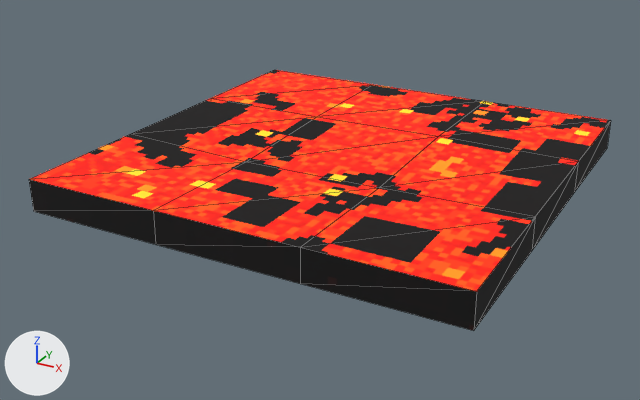
Renders of the glTF model maps/bentham_ring/models/lava_tile.glb from each side of a commit.
Camera for both pictures: a camera (50 mm lens) standing at (3.55, -6.95, 3.18) and looking at (-0.14, -0.24, -0.17). Arrows for +X, +Y and +Z are at lower left; the lights stay in place. The picture after the commit comes second. Mesh edges are drawn as thin lines.

Objects in the first picture: 'LavaTile'.
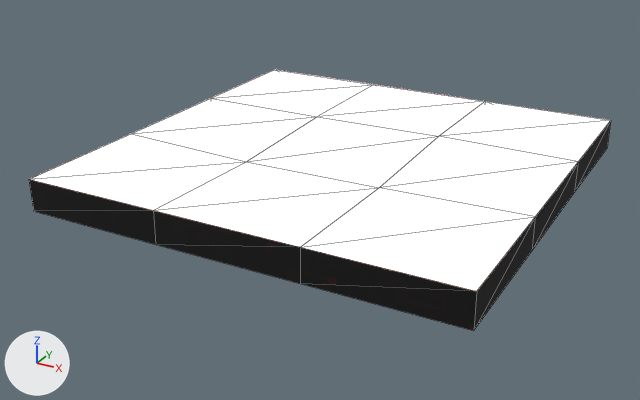
Location of each change, (x1, y1, x2, y2) in pixels of the pictures (640 x 400 px):
'LavaTile', surface changed (lighter): (29, 70, 611, 295) in both

Edits to the bpy script that builds the scene:
```text
Change mat_lavatile:
    remove n2 = _N.new('ShaderNodeTexImage'); n2.name = 'Image Texture'
    remove n2.image = img_hell_props_albedo
    remove n2.interpolation = 'Closest'
    remove n5 = _N.new('ShaderNodeTexImage'); n5.name = 'Image Texture.001'
    remove n5.image = img_hell_props_albedo
    remove n5.interpolation = 'Closest'
    add n2 = _N.new('ShaderNodeTexImage'); n2.name = 'Image Texture'
    add n2.image = img_hell_props_albedo
    add n2.interpolation = 'Closest'
    where n0 = _N.new('ShaderNodeBsdfPrincipled'); n0.name = 'Principled BSDF'
    remove _L.new(n2.outputs[0], n0.inputs[27])  # 'Color' to 'Emission Color'
    where n3 = _N.new('ShaderNodeMix'); n3.name = 'Mix'
    remove _L.new(n5.outputs[0], n3.inputs[6])  # 'Color' to 'A'
    add _L.new(n2.outputs[0], n3.inputs[6])  # 'Color' to 'A'
```
